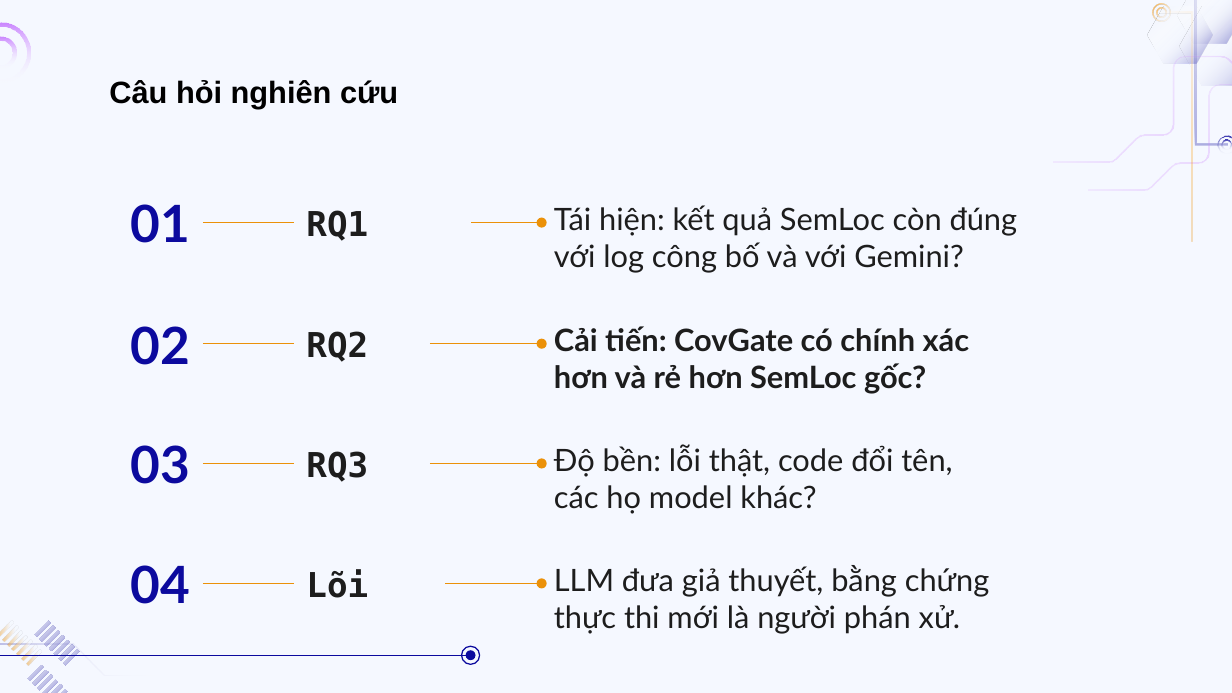
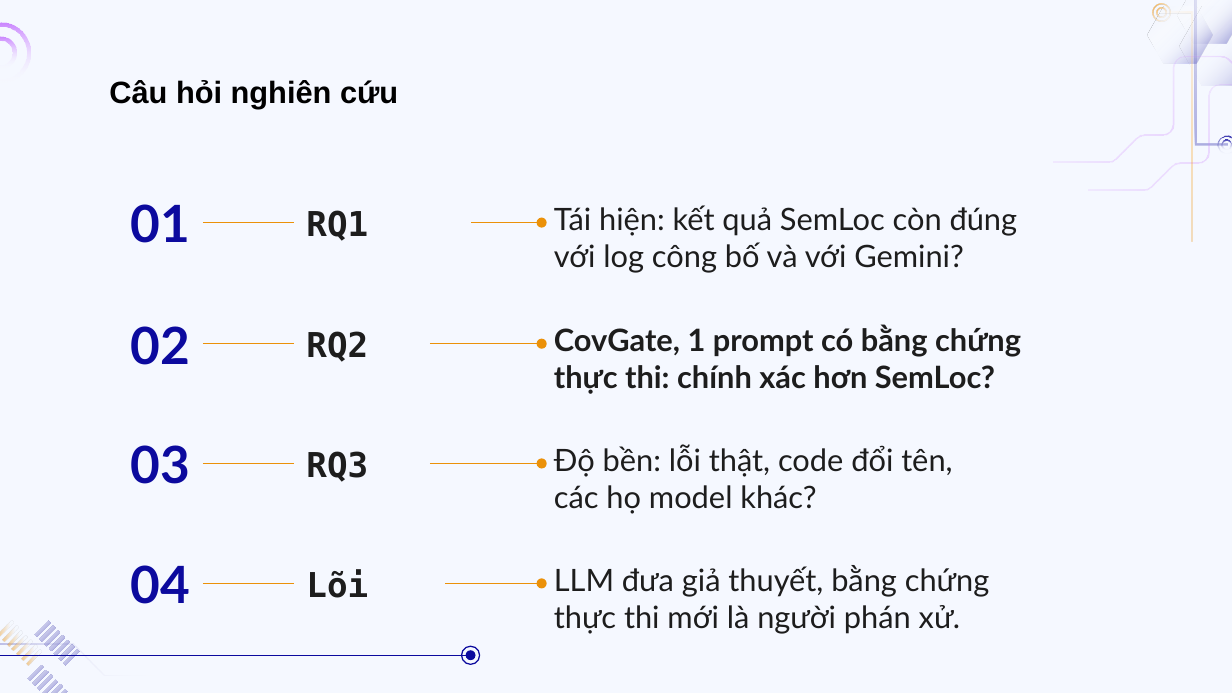
Before and after one commit to doanan293/grounded-or-guessed, a slide deck: slide 11 of docs/presentation/bao-cao-lan-1.pptx. Drawn at 1232x693 pixels with LibreOffice and Linux fonts; fonts in the diff are those of the drawing; background and template pictures are left out. Boxes give left, top, right and bottom in pixels: in the first picture for what was removed or moved away, otherwise in the second. Text is boxed around its words. In the diff, an @@ line names an element or a change of style, - is before the commit and + after.

Commit message:
docs: final-review fixes (top-1 guessed by construction everywhere, Acc@5 direction caveat, execution-evidence wording on slides, glossary longtable, head height)

```diff
--- a/docs/presentation/bao-cao-lan-1.pptx
+++ b/docs/presentation/bao-cao-lan-1.pptx
@@ text at bbox=[554, 324, 1021, 394]: text changed @@
-Cải tiến: CovGate có chính xác
-hơn và rẻ hơn SemLoc gốc?
+CovGate, 1 prompt có bằng chứng
+thực thi: chính xác hơn SemLoc?
```
Also in this commit, not shown: 5 other slides changed, 15 other files.
